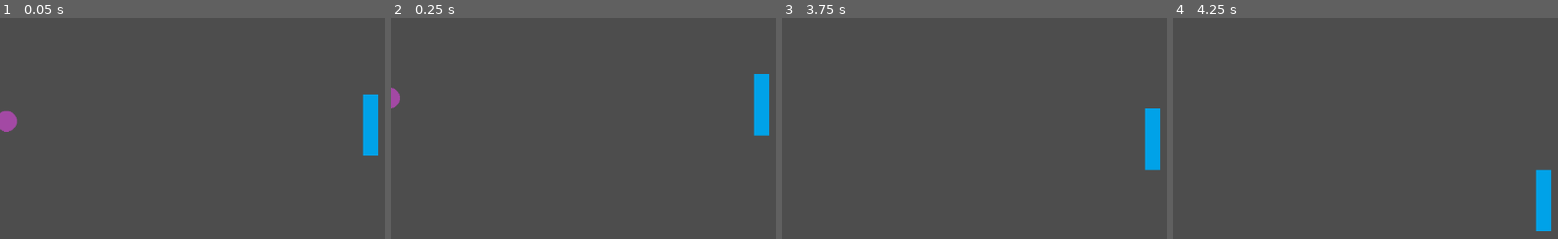
Above: before the commit, frames 1-4 (left to right).
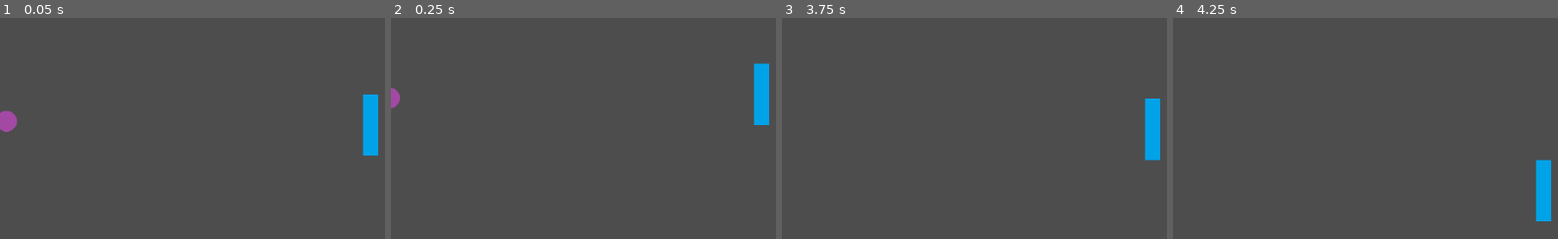
Above: after the commit, the same moments.

Repository: leonardohra-gh/game-samples-godot
Game: Godot game, scene res://games/pong/scenes/tests/elements_interaction.tscn
Two runs of this game, one before a commit and one after it. Both use one fixed random seed, a clock stepped at 60 frames per second and the inputs below. The project has no main scene, so this scene is started directly.
Inputs:
- Up to frame 1 (0.05 s): no input
- Up to frame 2 (0.25 s): no input
- Up to frame 3 (3.75 s): hold Right (move_right) 0.53-1.28 s; hold Down (move_down) 1.28-2.03 s; tap Enter at 2 s; hold Right (move_right) 2.03-2.78 s; hold Up (move_up) 2.78-3.53 s; hold Left (move_left) from 3.53 s (still down)
- Up to frame 4 (4.25 s): keep holding Left (move_left)
The pictures show only the part of the screen within x 50-100%, y 26-76%; the shares and areas given below are measured in that part.

Frame 1 is identical in both runs. In frame 2, 0.4% of the frame differs, in the area x 94-99%, y 20-54%; in frame 3, 0.4%; in frame 4, 0.4%.

Commit message:
Adding tolerance for the opponent's movement

Diff:
--- a/games/pong/scenes/opponent/opponent.tscn
+++ b/games/pong/scenes/opponent/opponent.tscn
@@ -9,3 +9,4 @@
 
 [node name="Behavior" parent="Movement" index="0"]
 script = ExtResource("3_tticg")
+tolerance = 10.0
--- a/games/pong/scripts/movement/follow_node.gd
+++ b/games/pong/scripts/movement/follow_node.gd
@@ -2,6 +2,8 @@
 extends MovementBehavior
 
 @export var node_to_follow: Node2D
+## Tolerance of distance (in pixels) to the node to follow
+@export var tolerance: float = 0
 
 var parent_movement: Movement2D
 var body_to_be_moved: CharacterBody2D
@@ -12,7 +14,11 @@
 	if node_to_follow:
 		var node_to_follow_position_allowed = node_to_follow.global_position * axis_allowed
 		var body_to_be_moved_position_allowed = body_to_be_moved.global_position * axis_allowed
-		return (node_to_follow_position_allowed - body_to_be_moved_position_allowed).normalized()
+		var direction_to_node = node_to_follow_position_allowed - body_to_be_moved_position_allowed
+		var distance = direction_to_node.length()
+		if distance > tolerance:
+			var direction_normalized = direction_to_node.normalized()
+			return direction_normalized
 
 	return Vector2.ZERO
 
